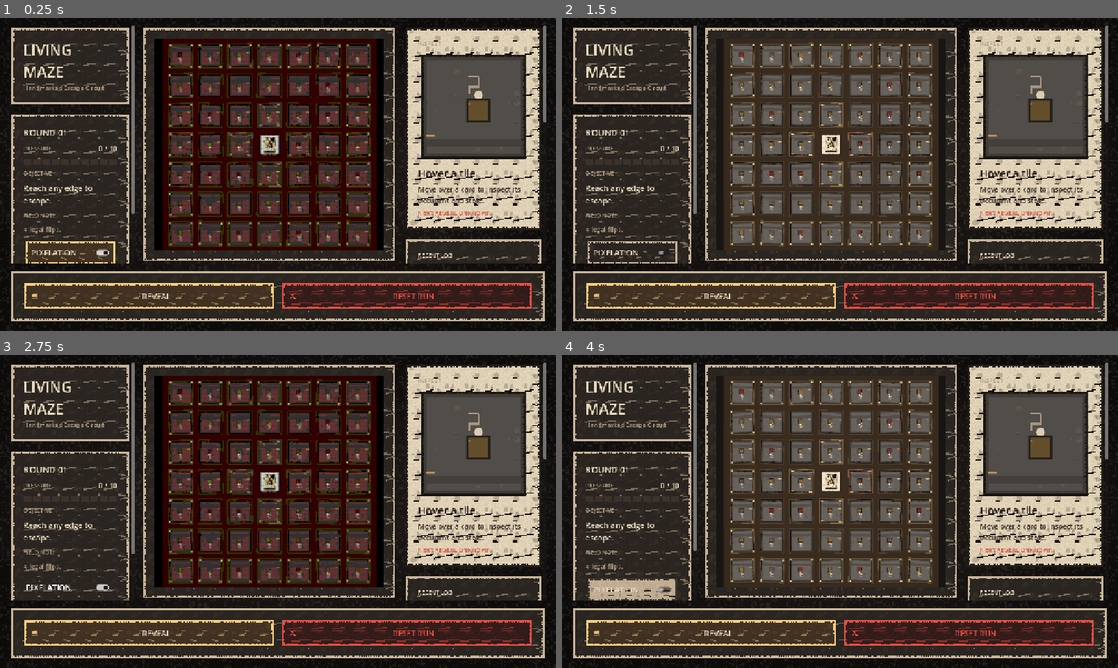
Above: before the commit, frames 1-4 (two rows, left to right).
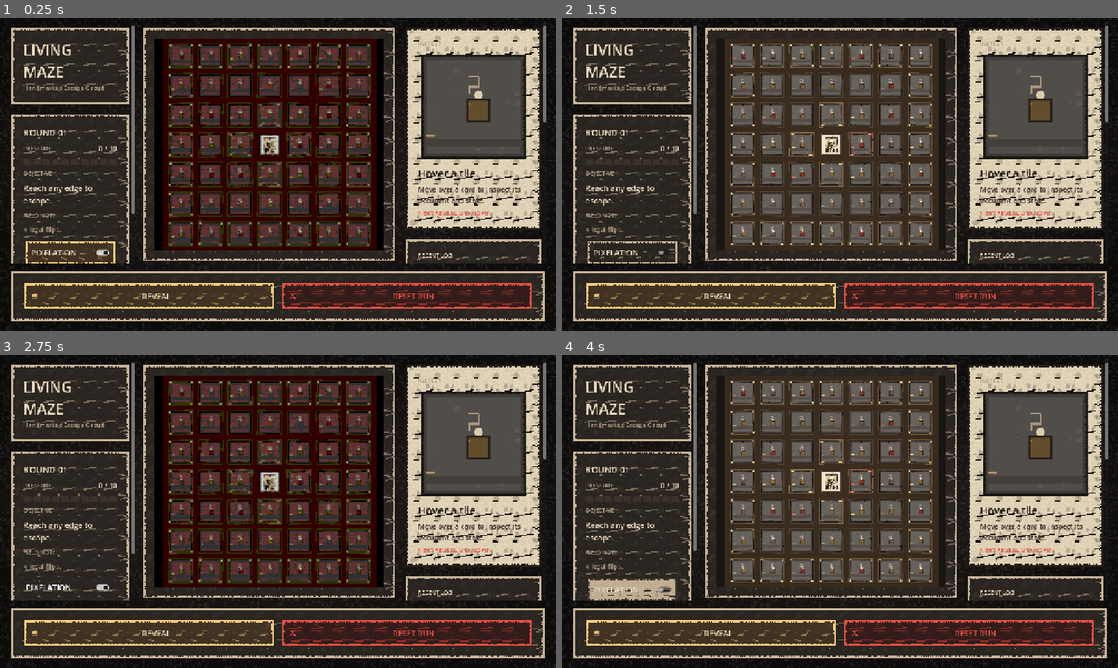
Above: after the commit, the same moments.

Repository: jamsaltman/game1
Game: Godot game, scene res://scenes/main.tscn
Same seed, same stepped clock (60 frames per second), same inputs: the game is played once before the commit and once after it.
Inputs:
- Up to frame 1 (0.25 s): no input
- Up to frame 2 (1.5 s): click "PIXELATION" at 0.5 s; click "REVEAL" at 1.25 s
- Up to frame 3 (2.75 s): click "PIXELATION" at 2 s
- Up to frame 4 (4 s): click "REVEAL" at 2.75 s; click "PIXELATION" at 3.5 s

The runs differ from the first frame. In frame 1, 6.4% of the frame differs, in the area x 30-67%, y 8-73%; in frame 2, 2.9%; in frame 3, 6.4%; in frame 4, 2.9%.

Commit message:
Fix upside-down board portraits and player marker

Diff:
--- a/scripts/board.gd
+++ b/scripts/board.gd
@@ -352,7 +352,7 @@
 		material.albedo_color = Color.WHITE
 		material.albedo_texture = _painter.make_player_token_texture(256)
 		marker.set_surface_override_material(0, material)
-		marker.rotation_degrees = Vector3(-90.0, 0.0, 0.0)
+		marker.rotation_degrees = Vector3(-90.0, 0.0, 180.0)
 		add_child(marker)
 	if get_node_or_null("PreviewRoot") == null:
 		var preview_root := Node3D.new()
--- a/scripts/main.gd
+++ b/scripts/main.gd
@@ -82,11 +82,17 @@
 	var host_size: Vector2 = _shell.get_board_host().size
 	if host_size.x <= 0.0 or host_size.y <= 0.0:
 		return
-	var render_scale := maxf(host_size.y / TARGET_INTERNAL_HEIGHT, 1.0)
+	var render_scale := 1.0
 	var viewport_size := Vector2i(
-		maxi(1, int(round(host_size.x / render_scale))),
-		maxi(1, int(round(host_size.y / render_scale)))
+		maxi(1, int(round(host_size.x))),
+		maxi(1, int(round(host_size.y)))
 	)
+	if _pixel_filter_enabled:
+		render_scale = maxf(host_size.y / TARGET_INTERNAL_HEIGHT, 1.0)
+		viewport_size = Vector2i(
+			maxi(1, int(round(host_size.x / render_scale))),
+			maxi(1, int(round(host_size.y / render_scale)))
+		)
 	_game_viewport.size = viewport_size
 
 	var pixel_display: TextureRect = _shell.get_pixel_display()
--- a/scripts/tile.gd
+++ b/scripts/tile.gd
@@ -171,11 +171,11 @@
 	var face_mesh := QuadMesh.new()
 	face_mesh.size = Vector2(tile_width * 0.96, tile_depth * 0.96)
 	_back_face.mesh = face_mesh
-	_back_face.rotation.x = -PI / 2.0
+	_back_face.rotation = Vector3(-PI / 2.0, 0.0, PI)
 	_back_face.position = Vector3(0.0, tile_height * 0.5 + 0.004, 0.0)
 
 	_front_face.mesh = face_mesh.duplicate()
-	_front_face.rotation.x = PI / 2.0
+	_front_face.rotation = Vector3(PI / 2.0, 0.0, PI)
 	_front_face.position = Vector3(0.0, -tile_height * 0.5 - 0.004, 0.0)
 
 	var collision_box := BoxShape3D.new()
